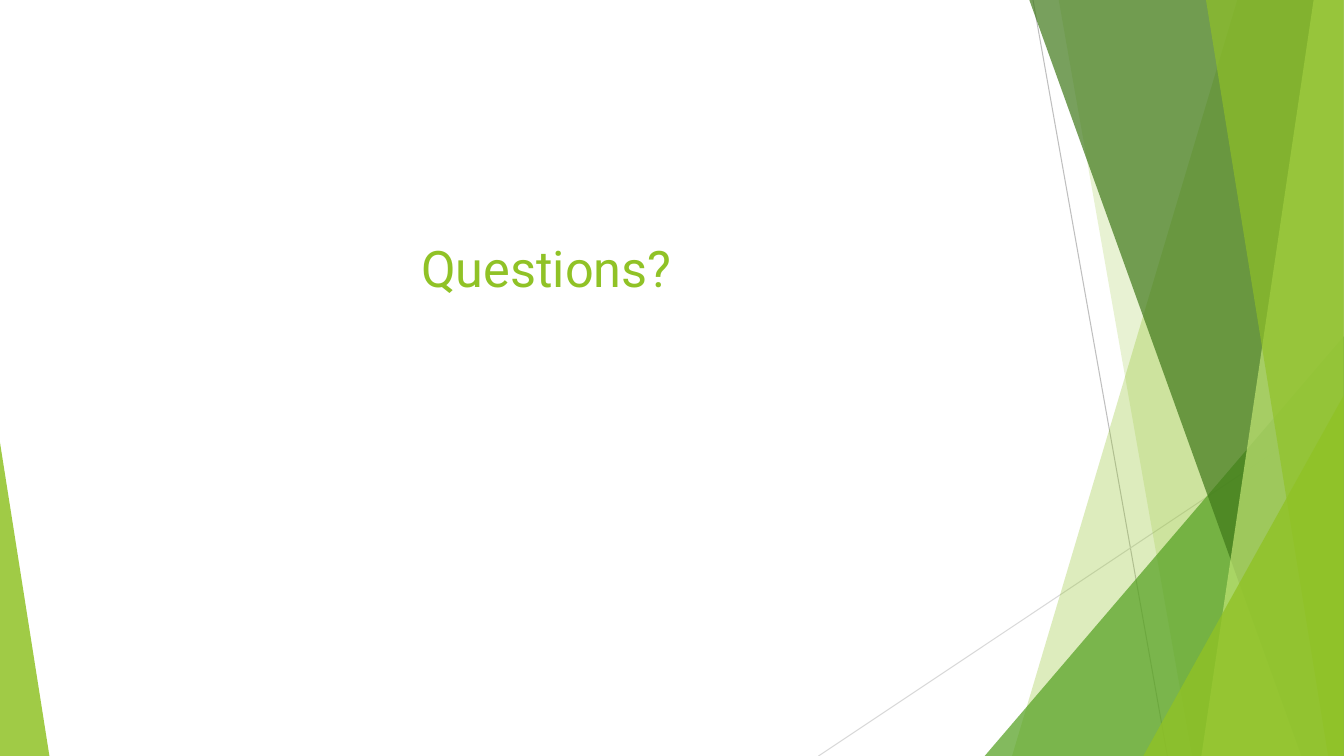
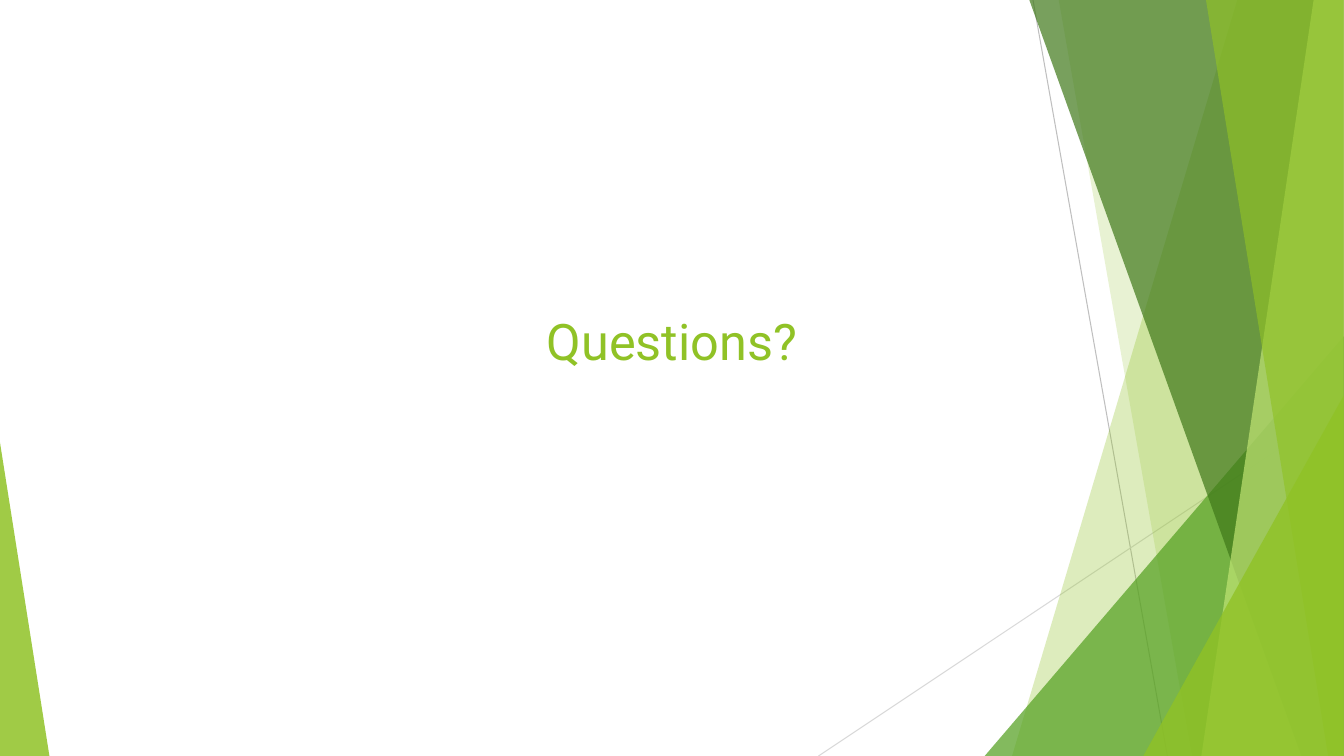
Before and after one commit to latestnight/capstone, a slide deck: slide 16 of food_desert_pp.pptx (slide 17 before the commit). Drawn at 1344x756 pixels with LibreOffice and Linux fonts; fonts in the diff are those of the drawing. Boxes give left, top, right and bottom in pixels: in the first picture for what was removed or moved away, otherwise in the second. Text is boxed around its words. In the diff, an @@ line names an element or a change of style, - is before the commit and + after.

```diff
--- a/food_desert_pp.pptx
+++ b/food_desert_pp.pptx
@@ title "Questions?" moved from (x1=421, y1=250, x2=671, y2=293) to (x1=547, y1=323, x2=797, y2=366) @@
```
Also in this commit, not shown: 6 other slides changed, 6 slides added, 7 slides removed, 13 other files.
